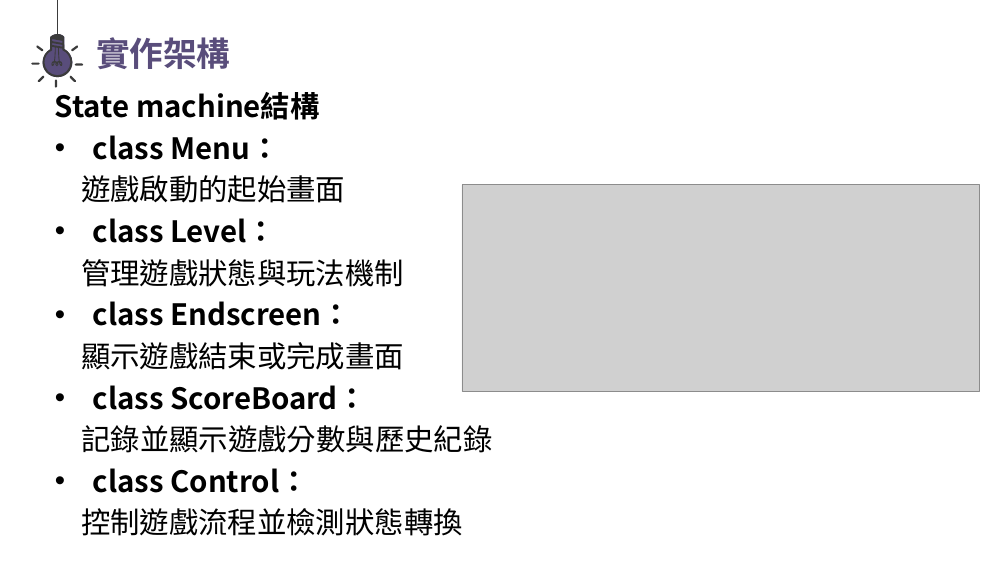
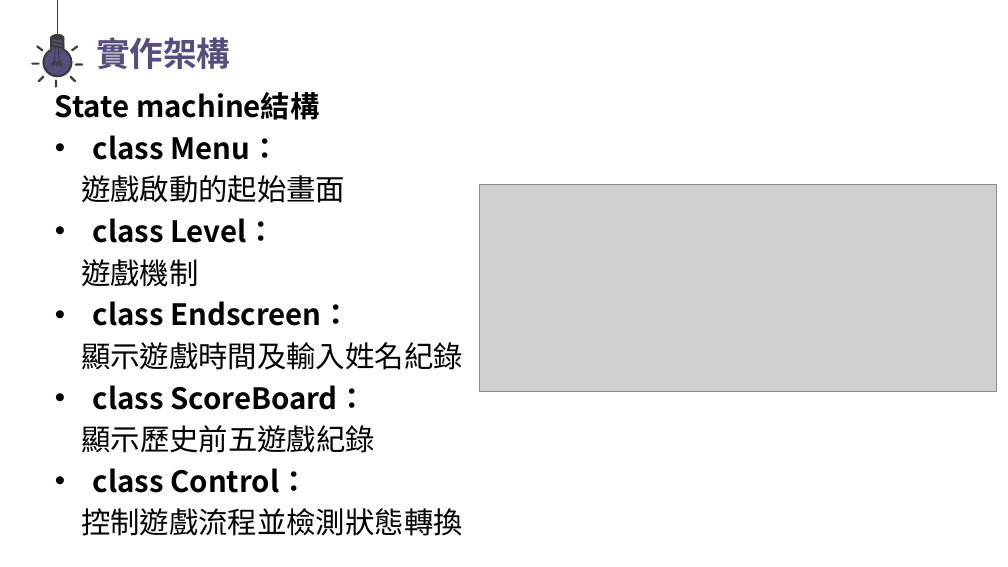
Before and after one commit to yoyo0213/oop-2025-proj-TA_v.s._Professor, a slide deck: slide 7 of oop final project.pptx. Drawn at 1008x567 pixels with LibreOffice and Linux fonts; fonts in the diff are those of the drawing; grey boxes stand for pictures. Boxes give left, top, right and bottom in pixels: in the first picture for what was removed or moved away, otherwise in the second. Text is boxed around its words. In the diff, an @@ line names an element or a change of style, - is before the commit and + after.

Commit message:
改實作架構內容

```diff
--- a/oop final project.pptx
+++ b/oop final project.pptx
@@ picture: place and size @@
-picture at (462, 185, 979, 392)
+picture at (479, 185, 997, 391)
@@ text at (81, 259, 198, 287): text changed @@
-管理遊戲狀態與玩法機制
+遊戲機制
@@ text at (81, 342, 463, 370): text changed @@
-顯示遊戲結束或完成畫面
+顯示遊戲時間及輸入姓名紀錄
@@ text at (81, 425, 375, 453): text changed @@
-記錄並顯示遊戲分數與歷史紀錄
+顯示歷史前五遊戲紀錄
```
